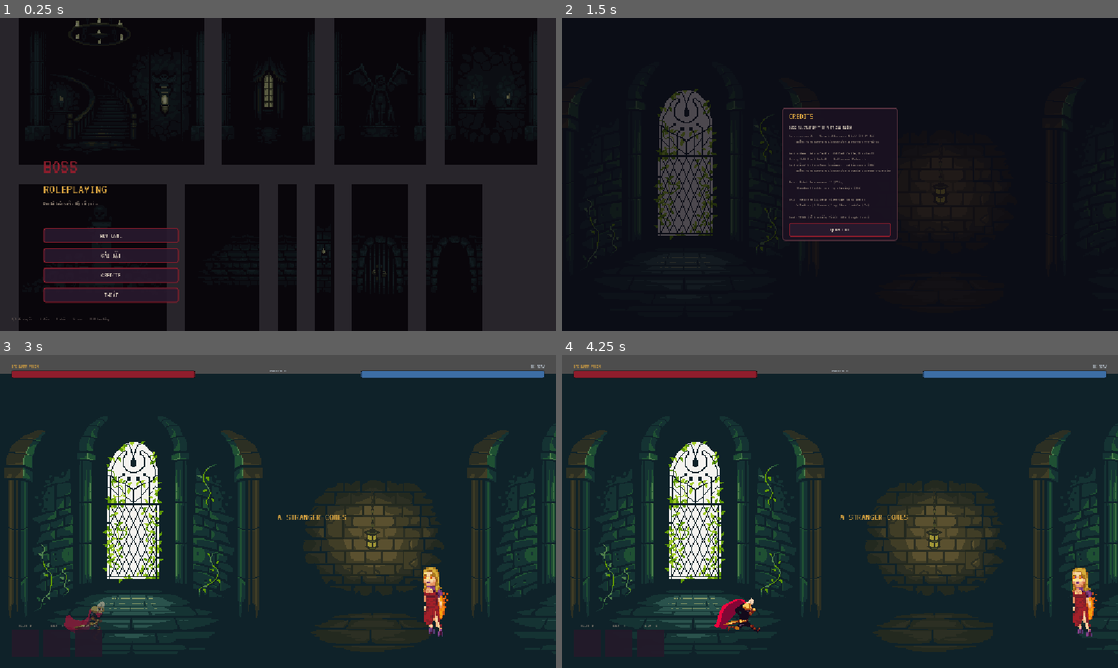
Above: before the commit, frames 1-4 (two rows, left to right).
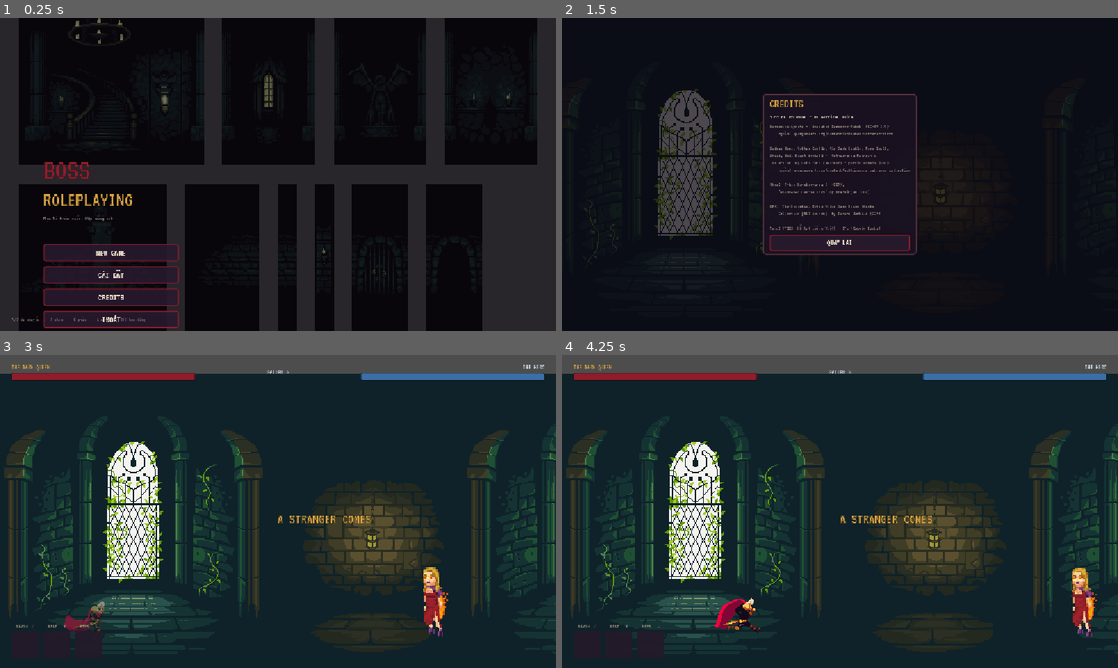
Above: after the commit, the same moments.

Repository: hieubqdsm/boss-roleplaying
Game: Godot game, scene res://scenes/main_menu.tscn
Same seed, same stepped clock (60 frames per second), same inputs: the game is played once before the commit and once after it.
Inputs:
- Up to frame 1 (0.25 s): no input
- Up to frame 2 (1.5 s): click "CÀI ĐẶT" at 0.5 s; click "CREDITS" at 1.25 s
- Up to frame 3 (3 s): click "QUAY LẠI" at 2 s; click "NEW GAME" at 2.75 s
- Up to frame 4 (4.25 s): hold D (move_right) from 3.53 s (still down)

The runs differ from the first frame. In frame 1, 4.7% of the frame differs, in the area x 2-33%, y 45-100%; in frame 2, 3.4%; in frame 3, 1.8%; in frame 4, 1.8%.

Commit message:
F-001: font VT323 to hon (FONT_SCALE 1.4) + pseudo-bold outline cho menu/title/banner

Diff:
--- a/scripts/main_menu.gd
+++ b/scripts/main_menu.gd
@@ -20,9 +20,9 @@
 	box.add_theme_constant_override("separation", 10)
 	add_child(box)
 
-	var title := Style.label("BOSS", 44, Color("8f1d2c"))
+	var title := Style.label("BOSS", 44, Color("8f1d2c"), true)
 	box.add_child(title)
-	var title2 := Style.label("ROLEPLAYING", 30, Color("d9a441"))
+	var title2 := Style.label("ROLEPLAYING", 30, Color("d9a441"), true)
 	box.add_child(title2)
 	var subtitle := Style.label("Bạn là trùm cuối. Hãy sống sót.", 9, Color(0.62, 0.56, 0.5))
 	box.add_child(subtitle)
--- a/scripts/ui/end_screen.gd
+++ b/scripts/ui/end_screen.gd
@@ -33,7 +33,7 @@
 	box.alignment = BoxContainer.ALIGNMENT_CENTER
 	_panel.add_child(box)
 
-	_title = Style.label("", 24)
+	_title = Style.label("", 24, Color("8f1d2c"), true)
 	_title.horizontal_alignment = HORIZONTAL_ALIGNMENT_CENTER
 	box.add_child(_title)
 
--- a/scripts/ui/hud.gd
+++ b/scripts/ui/hud.gd
@@ -69,7 +69,7 @@
 	cd_nova = _cd_slot(cds, "NOVA   L")
 
 	# ── Banner giữa màn ──
-	banner = Style.label("", 22, Color("d9a441"))
+	banner = Style.label("", 22, Color("d9a441"), true)
 	banner.set_anchors_preset(Control.PRESET_CENTER)
 	banner.pivot_offset = Vector2(60, 12)
 	banner.horizontal_alignment = HORIZONTAL_ALIGNMENT_CENTER
--- a/scripts/ui/ui_style.gd
+++ b/scripts/ui/ui_style.gd
@@ -4,6 +4,10 @@
 ## Font size áp qua add_theme_font_size_override ở từng control (Button/Label helper lo sẵn).
 
 const FONT_PATH := "res://assets/fonts/VT323-Regular.ttf"
+
+## VT323 nhỏ hơn Press Start 2P ở cùng point-size → nhân lên uniformly.
+## Chỉnh 1 hằng số này là đổi cỡ chữ toàn game.
+const FONT_SCALE := 1.4
 
 const COL_BG := Color("120b16")
 const COL_PANEL := Color(0.10, 0.07, 0.13, 0.94)
@@ -38,7 +42,10 @@
 	var b := Button.new()
 	b.text = text
 	b.add_theme_font_override("font", font())
-	b.add_theme_font_size_override("font_size", font_size)
+	b.add_theme_font_size_override("font_size", int(font_size * FONT_SCALE))
+	# pseudo-bold: outline 1px cùng màu chữ (VT323 không có weight đậm)
+	b.add_theme_constant_override("outline_size", 1)
+	b.add_theme_color_override("font_outline_color", COL_TEXT)
 	b.add_theme_color_override("font_color", COL_TEXT)
 	b.add_theme_color_override("font_hover_color", COL_GOLD)
 	b.add_theme_color_override("font_pressed_color", Color("ffcf70"))
@@ -51,12 +58,15 @@
 	return b
 
 
-static func label(text: String, font_size: int, color: Color = COL_TEXT) -> Label:
+static func label(text: String, font_size: int, color: Color = COL_TEXT, bold := false) -> Label:
 	var l := Label.new()
 	l.text = text
 	l.add_theme_font_override("font", font())
-	l.add_theme_font_size_override("font_size", font_size)
+	l.add_theme_font_size_override("font_size", int(font_size * FONT_SCALE))
 	l.add_theme_color_override("font_color", color)
+	if bold:
+		l.add_theme_constant_override("outline_size", 1)
+		l.add_theme_color_override("outline_color", color)
 	return l
 
 
